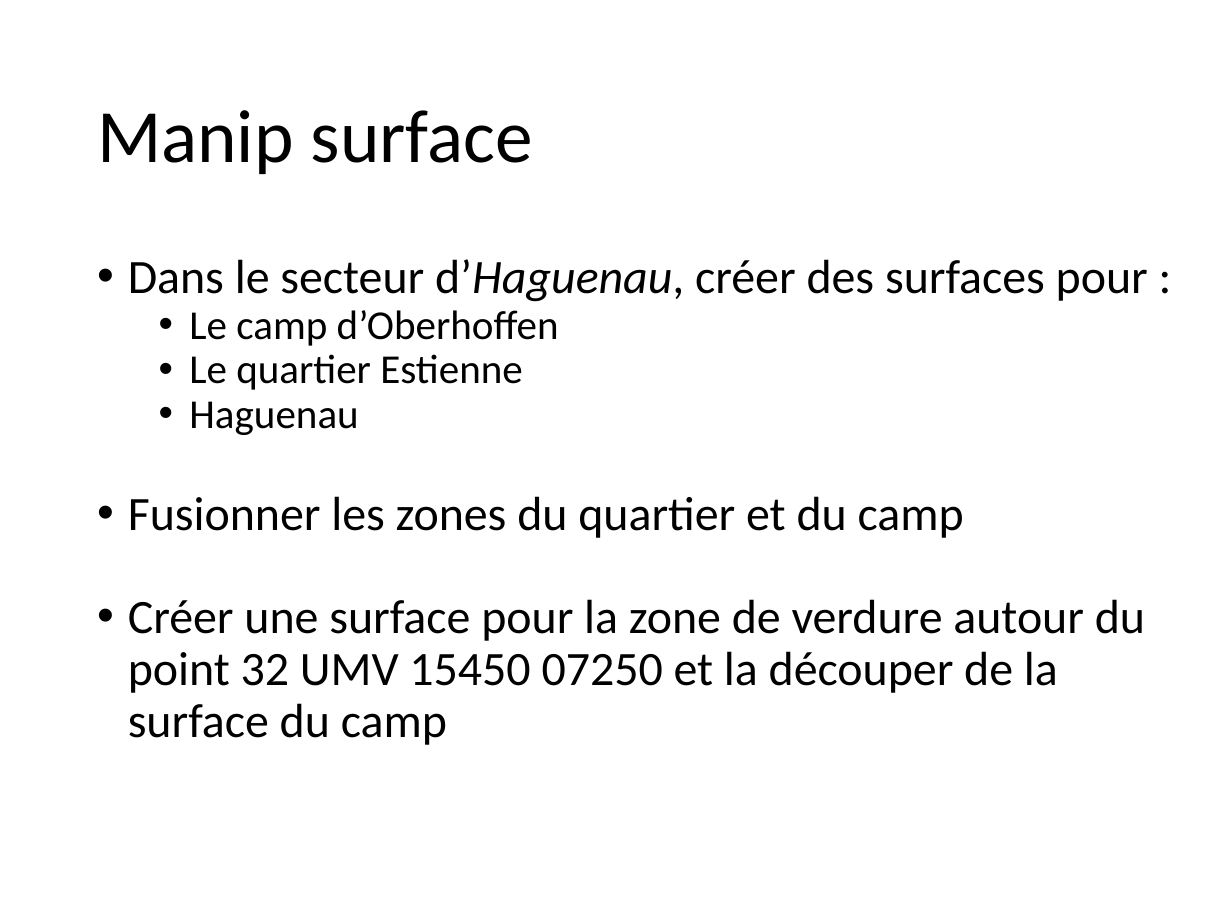
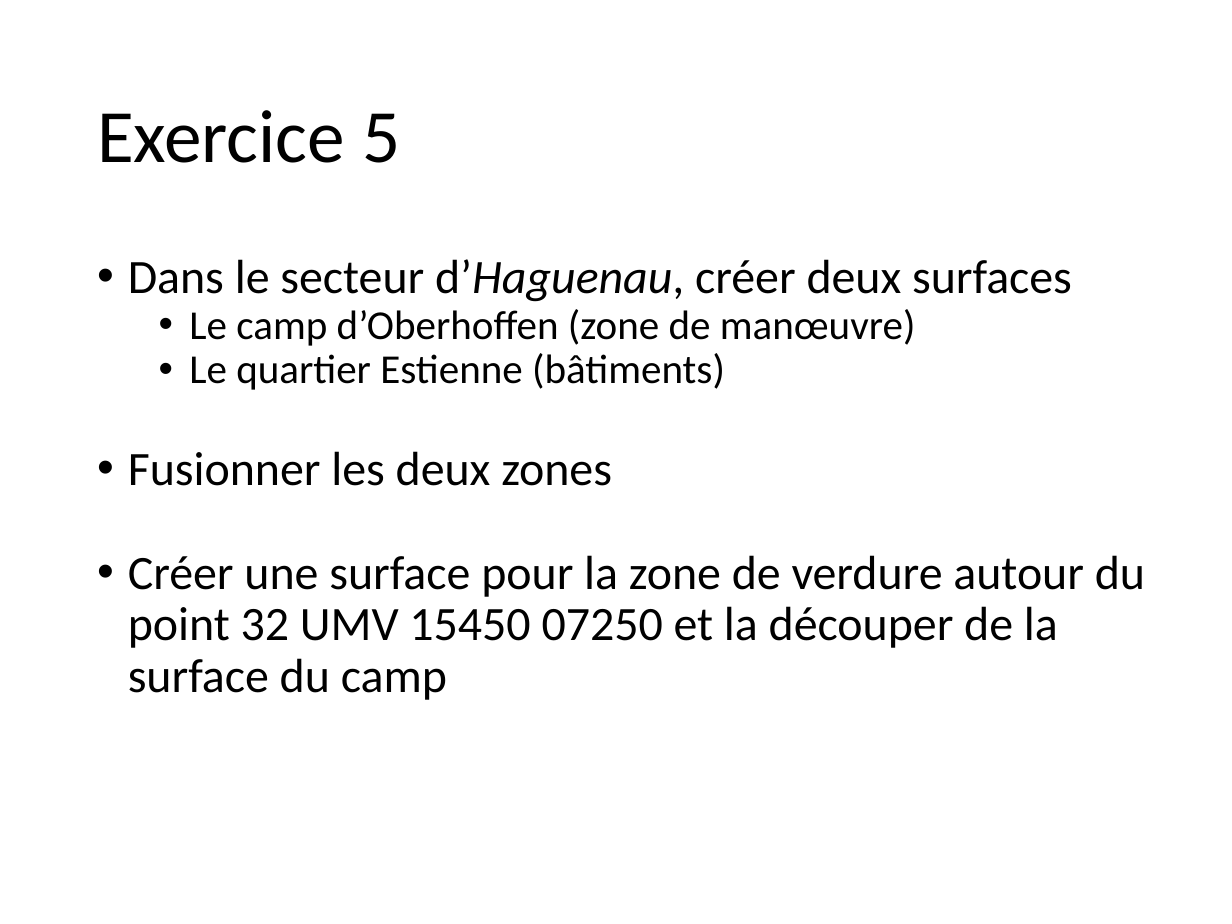
Before and after one commit to 20100dbg/OutilsGeo, a slide deck: slide 14 of cours/GM - Travaux pratiques.pptx (slide 23 before the commit). Drawn at 1232x924 pixels with LibreOffice and Linux fonts; fonts in the diff are those of the drawing; background and template pictures are left out. Boxes give left, top, right and bottom in pixels: in the first picture for what was removed or moved away, otherwise in the second. Text is boxed around its words. In the diff, an @@ line names an element or a change of style, - is before the commit and + after.

```diff
--- a/cours/GM - Travaux pratiques.pptx
+++ b/cours/GM - Travaux pratiques.pptx
@@ title at (x1=97, y1=110, x2=400, y2=163): text changed @@
-Manip surface
+Exercice 5
@@ text at (x1=128, y1=259, x2=1072, y2=486): text changed; size 28 to 24 pt @@
-• Dans le secteur d’Haguenau, créer des surfaces pour :
-  • Le camp d’Oberhoffen
-  • Le quartier Estienne
-  • Haguenau
-• Fusionner les zones du quartier et du camp
+• Dans le secteur d’Haguenau, créer deux surfaces
+  • Le camp d’Oberhoffen (zone de manœuvre)
+  • Le quartier Estienne (bâtiments)
+• Fusionner les deux zones
```
Also in this commit, not shown: 15 other slides changed, 3 slides added, 6 slides removed, 4 other files.
